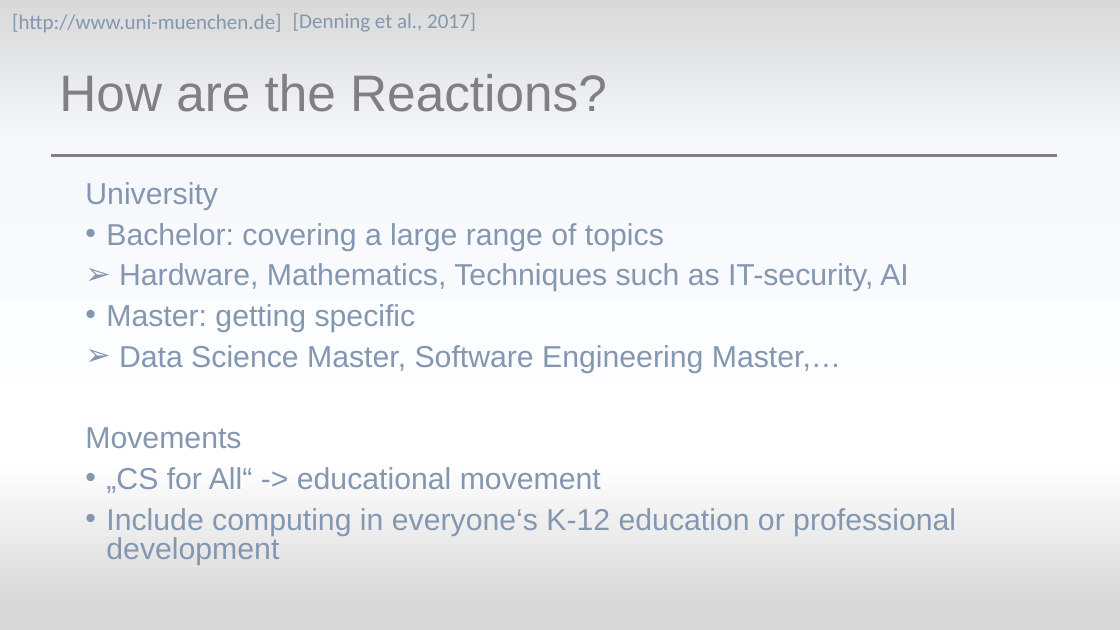
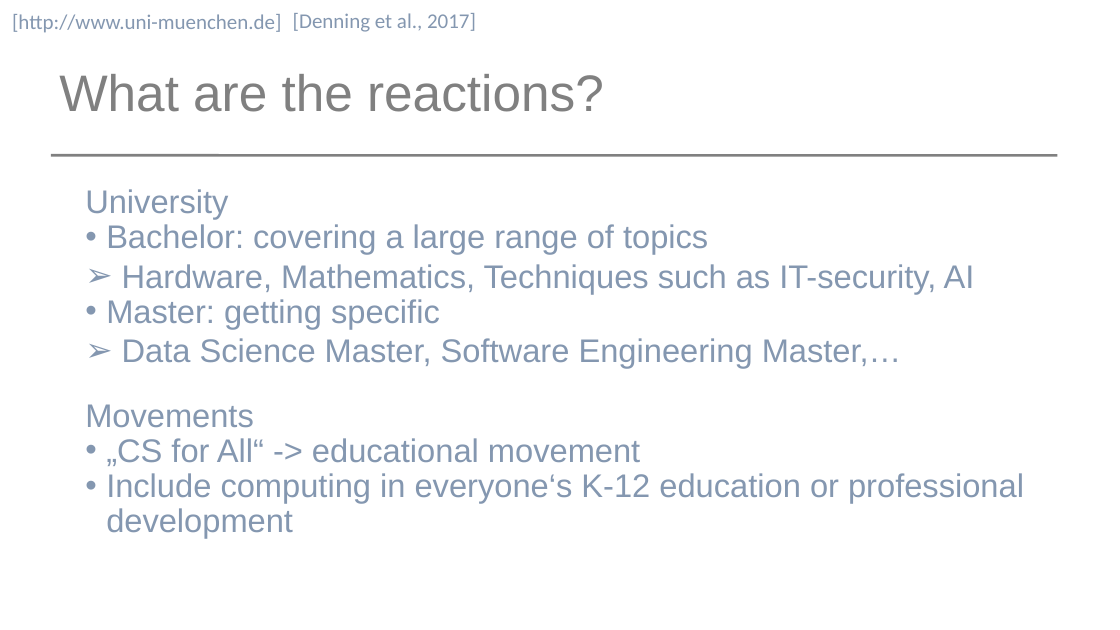
Before and after one commit to mieztatz/spwal, a slide deck: slide 9 of Assignment4.pptx (slide 8 before the commit). Drawn at 1120x630 pixels with LibreOffice and Linux fonts; fonts in the diff are those of the drawing. Boxes give left, top, right and bottom in pixels: in the first picture for what was removed or moved away, otherwise in the second. Text is boxed around its words. In the diff, an @@ line names an element or a change of style, - is before the commit and + after.

```diff
--- a/Assignment4.pptx
+++ b/Assignment4.pptx
@@ background gradient #D9D9D9 to #F6F8FC to #FFFFFF to #FFFFFF @@
@@ text at bbox=[59, 74, 604, 112]: text changed @@
-How are the Reactions?
+What are the reactions?
@@ text "University" at bbox=[85, 189, 1024, 538]: size 25.9 to 28 pt; line spacing 0.8 to 1; less space between paragraphs; line spacing 0.8 to 0.9 @@
```
Also in this commit, not shown: 8 other slides changed, 1 slide added.
